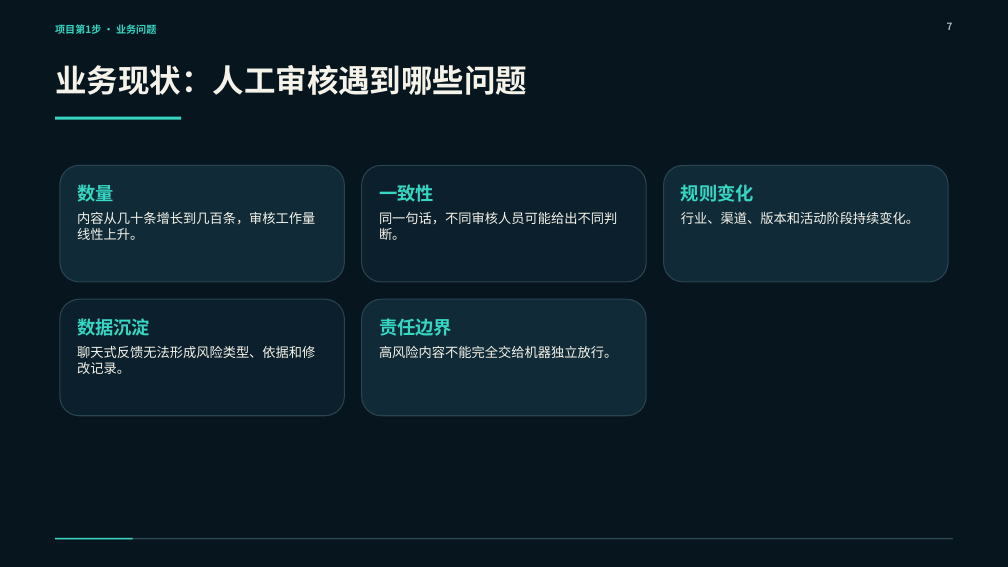
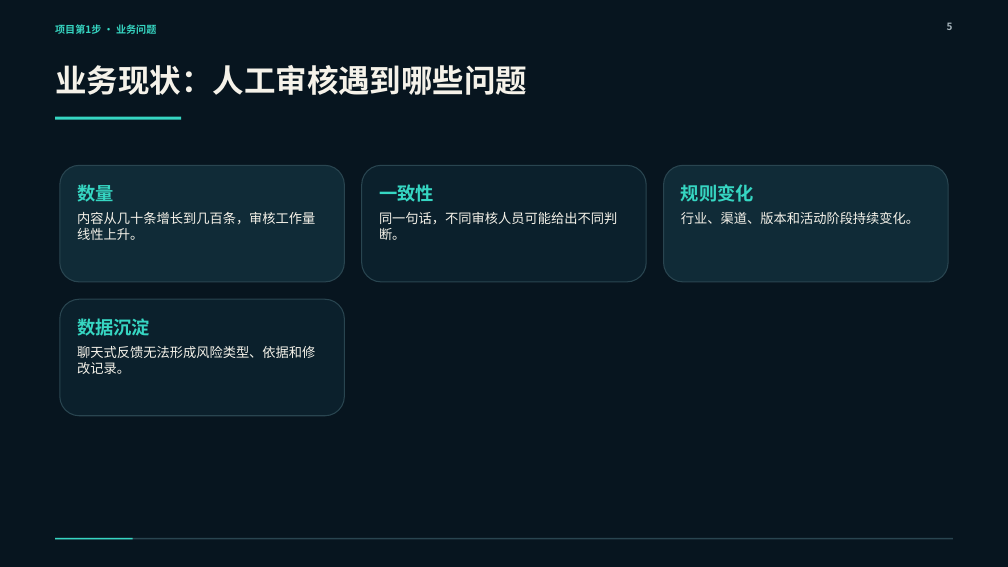
Before and after one commit to zhangkai2237/AI-Course, a slide deck: slide 5 of 课程生产/第一阶段/第10课_AI产品方案与PRD设计实战_重做工作区/第10课_正式PPT_教学主线修订版.pptx (slide 7 before the commit). Drawn at 1008x567 pixels with LibreOffice and Linux fonts; fonts in the diff are those of the drawing. Boxes give left, top, right and bottom in pixels: in the first picture for what was removed or moved away, otherwise in the second. Text is boxed around its words. In the diff, an @@ line names an element or a change of style, - is before the commit and + after.

```diff
--- a/课程生产/第一阶段/第10课_AI产品方案与PRD设计实战_重做工作区/第10课_正式PPT_教学主线修订版.pptx
+++ b/课程生产/第一阶段/第10课_AI产品方案与PRD设计实战_重做工作区/第10课_正式PPT_教学主线修订版.pptx
@@ page number at (947,22,953,30): text changed @@
-7
+5
@@ rounded rectangle removed at (361,299,646,416) @@
@@ text removed at (379,318,452,336) @@
-责任边界
@@ text removed at (379,346,617,358) @@
-高风险内容不能完全交给机器独立放行。
```
Also in this commit, not shown: 8 other slides changed, 15 slides removed, 3 other files.
